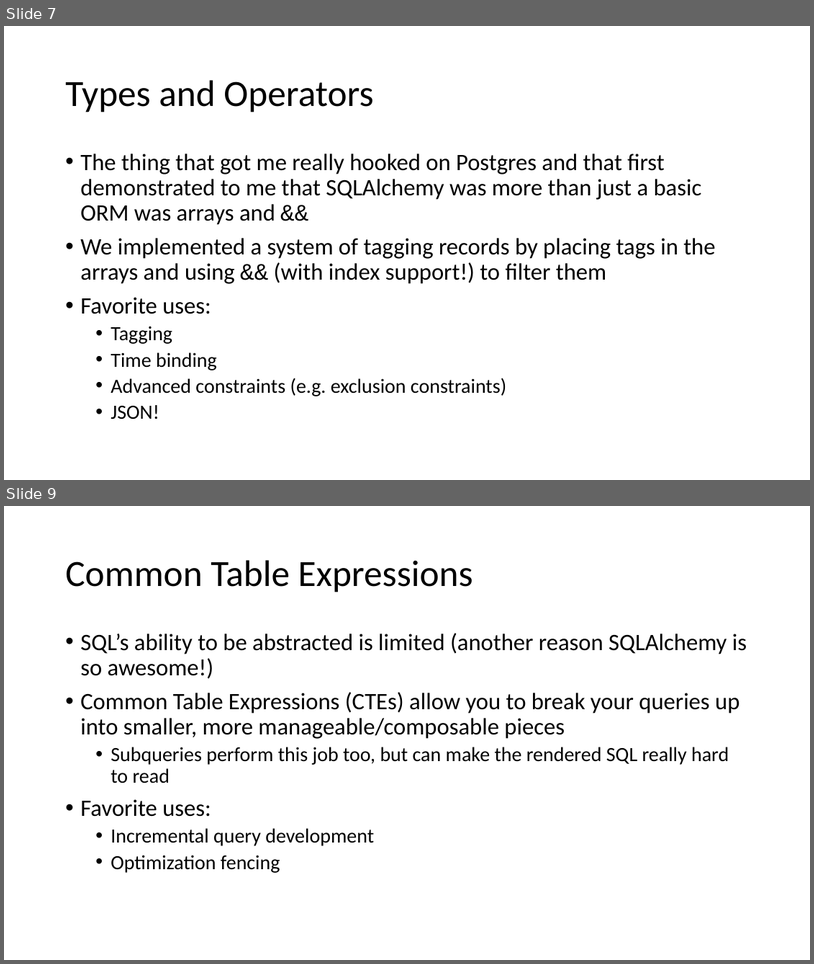
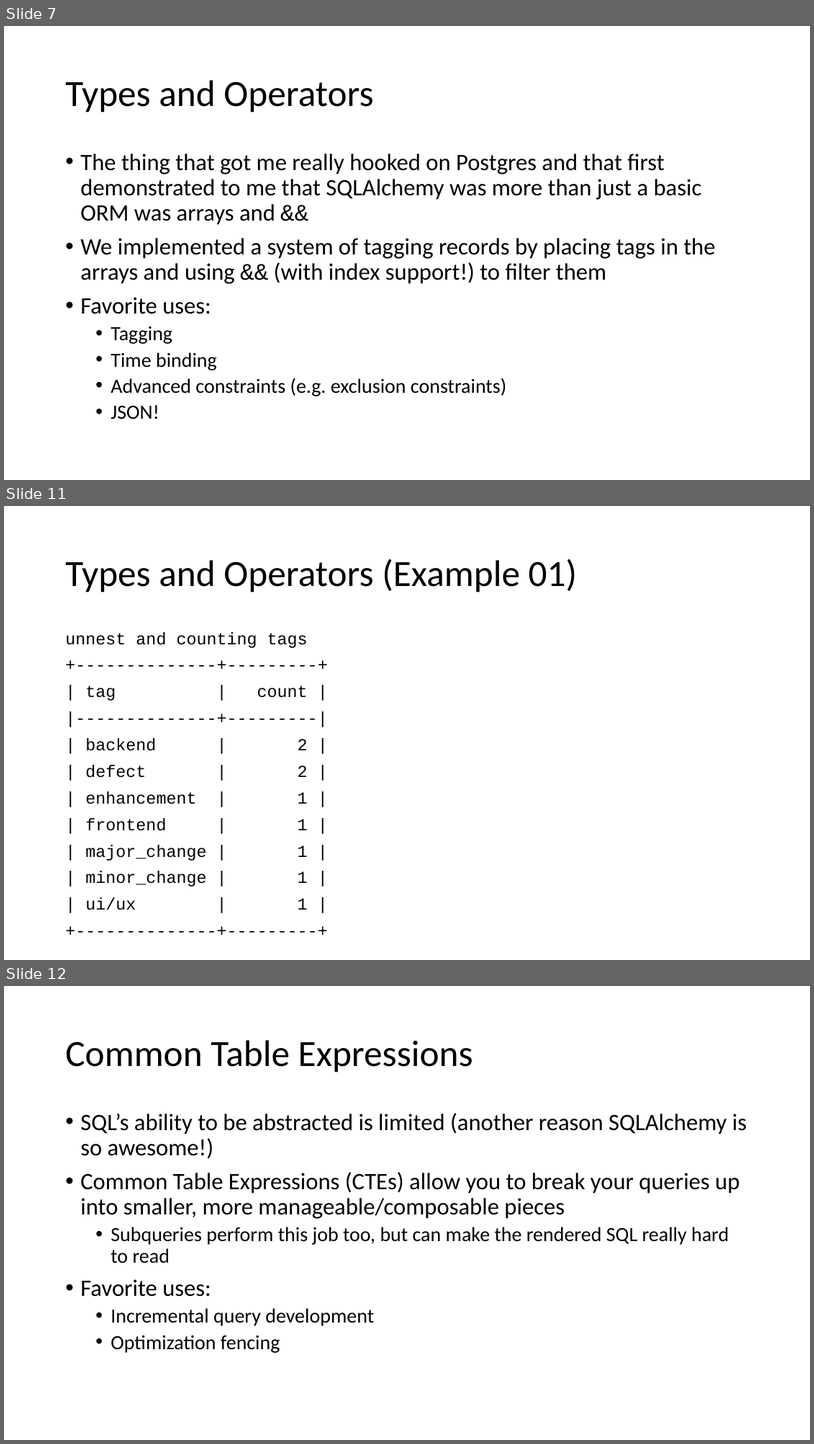
Before and after one commit to f0rk/pygotham-2019, a slide deck: pygotham-2019.pptx. Shown one above the other, each under a label of ours: slides 7 and 9 before the commit, slides 7, 11 and 12 after it; the slides between them are not shown. The pictures are 814x964 and 814x1444 pixels, drawn with LibreOffice and Linux fonts; fonts in the diff are those of the drawing. Boxes give left, top, right and bottom in pixels: in the first picture for what was removed or moved away, otherwise in the second. Text is boxed around its words. In the diff, an @@ line names an element or a change of style, - is before the commit and + after.

Commit message:
flesh out examples in the first section

```diff
--- a/pygotham-2019.pptx
+++ b/pygotham-2019.pptx
@@ slide 11 added at (4, 506, 810, 960), background #FFFFFF @@
@@ title added at (65, 559, 578, 592), 44 pt, text #000000 @@
+Types and Operators (Example 01)
@@ text added at (65, 632, 308, 910), 20 pt, text #000000 @@
+unnest and counting tags
++--------------+---------+
+| tag | count |
+|--------------+---------|
+| backend | 2 |
+| defect | 2 |
+| enhancement | 1 |
+| frontend | 1 |
+| major_change | 1 |
+| minor_change | 1 |
+| ui/ux | 1 |
++--------------+---------+
@@ what was slide 9 is now slide 12 @@
```
Also in this commit, not shown: 2 slides changed, 2 other slides added, 1 other file.
